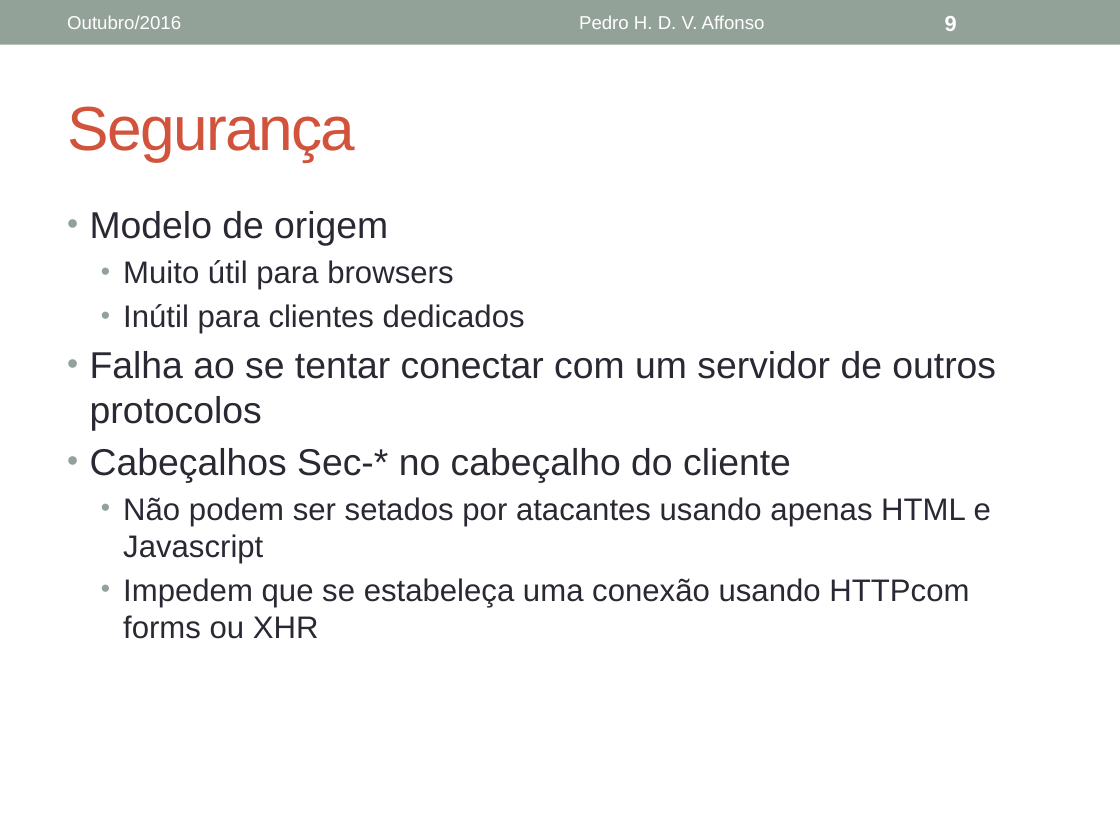
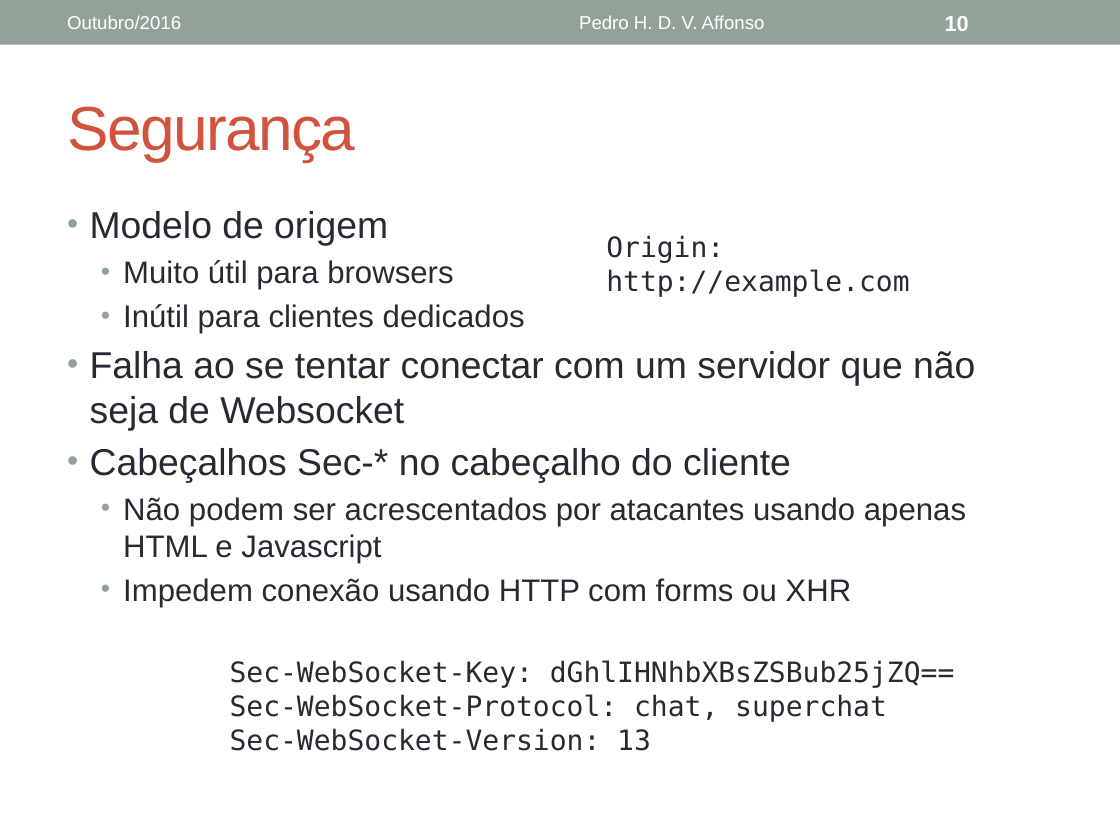
Before and after one commit to phaffonso/mo809-pedro, a slide deck: slide 10 of Websockets.pptx (slide 9 before the commit). Drawn at 1120x840 pixels with LibreOffice and Linux fonts; fonts in the diff are those of the drawing. Boxes give left, top, right and bottom in pixels: in the first picture for what was removed or moved away, otherwise in the second. Text is boxed around its words. In the diff, an @@ line names an element or a change of style, - is before the commit and + after.

```diff
--- a/Websockets.pptx
+++ b/Websockets.pptx
@@ page number at [945, 16, 969, 31]: text changed @@
-9
+10
@@ text added at [606, 235, 909, 297], 18 pt, text #292934 @@
+Origin: http://example.com
@@ text at [90, 351, 975, 430]: text changed @@
-• Falha ao se tentar conectar com um servidor de outros protocolos
+• Falha ao se tentar conectar com um servidor que não seja de Websocket
@@ text at [123, 497, 966, 607]: text changed @@
-  • Não podem ser setados por atacantes usando apenas HTML e Javascript
-  • Impedem que se estabeleça uma conexão usando HTTPcom forms ou XHR
+  • Não podem ser acrescentados por atacantes usando apenas HTML e Javascript
+  • Impedem conexão usando HTTP com forms ou XHR
@@ text added at [230, 660, 955, 751], 18 pt, text #292934 @@
+Sec-WebSocket-Key: dGhlIHNhbXBsZSBub25jZQ==
+Sec-WebSocket-Protocol: chat, superchat
+Sec-WebSocket-Version: 13
```
Also in this commit, not shown: 3 other slides changed, 1 slide added, 1 other file.
